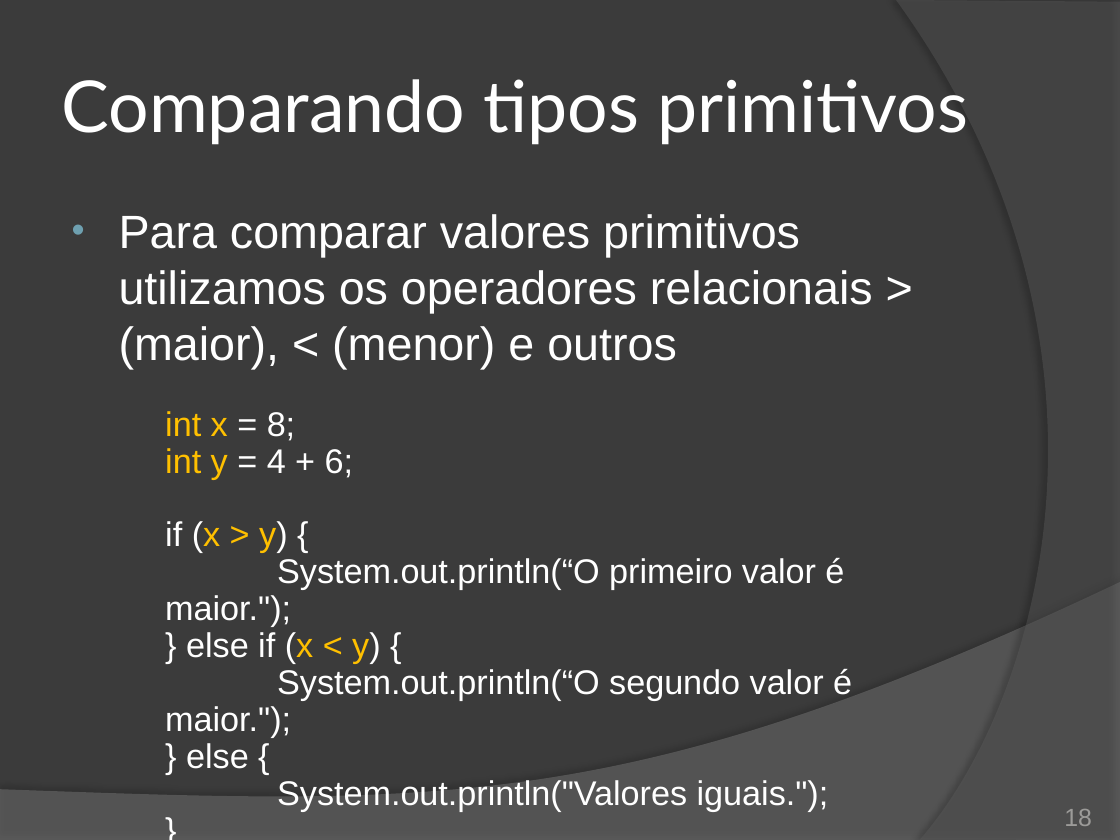
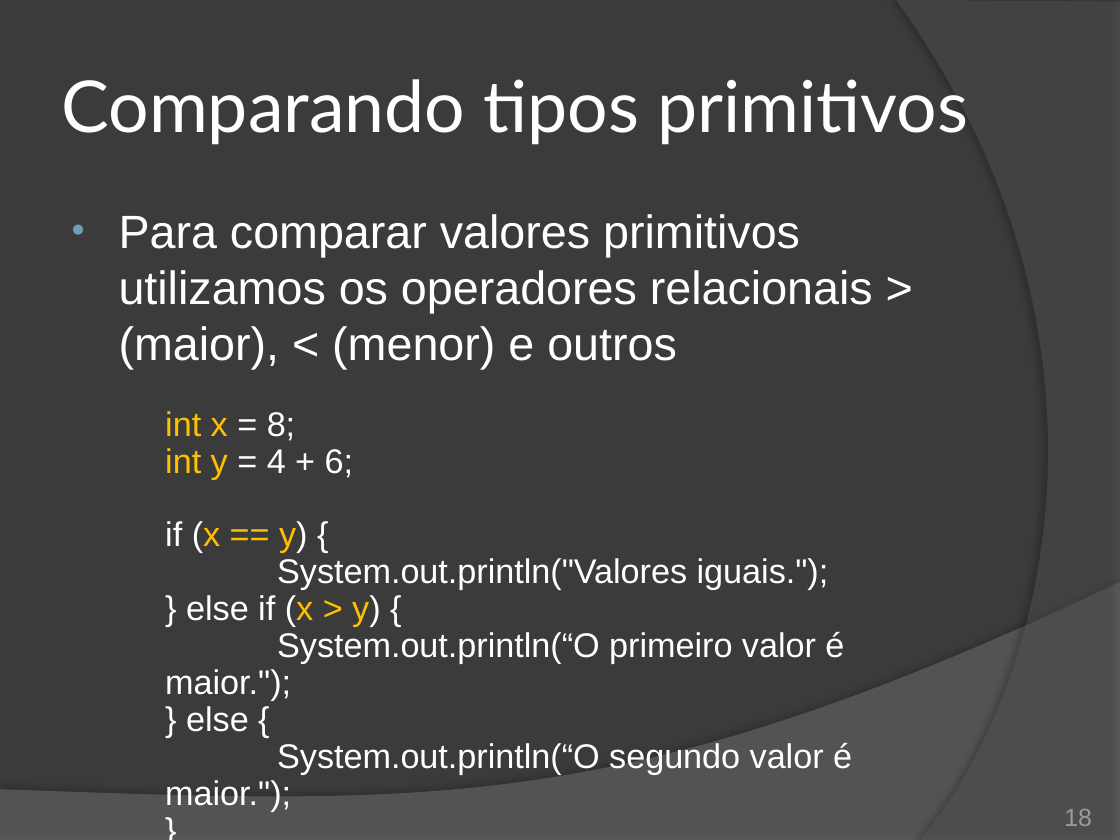
Before and after one commit to duchesqui/slzvieira-training, a slide deck: slide 18 of trunk/2-Java-Programmer-Modulo-II/09.Capitulo03.pptx. Drawn at 1120x840 pixels with LibreOffice and Linux fonts; fonts in the diff are those of the drawing. Boxes give left, top, right and bottom in pixels: in the first picture for what was removed or moved away, otherwise in the second. Text is boxed around its words. In the diff, an @@ line names an element or a change of style, - is before the commit and + after.

```diff
--- a/trunk/2-Java-Programmer-Modulo-II/09.Capitulo03.pptx
+++ b/trunk/2-Java-Programmer-Modulo-II/09.Capitulo03.pptx
@@ text at (x1=165, y1=521, x2=829, y2=627): text changed @@
-  if (x > y) {
+  if (x == y) {
+  System.out.println("Valores iguais.");
+  } else if (x > y) {
@@ text at (x1=186, y1=706, x2=249, y2=732): text changed @@
-  } else if (x < y) {
+  } else {
@@ text at (x1=186, y1=743, x2=829, y2=812): paragraphs removed @@
-  } else {
-  System.out.println("Valores iguais.");
```
Also in this commit, not shown: 4 other slides changed, 7 other files.
